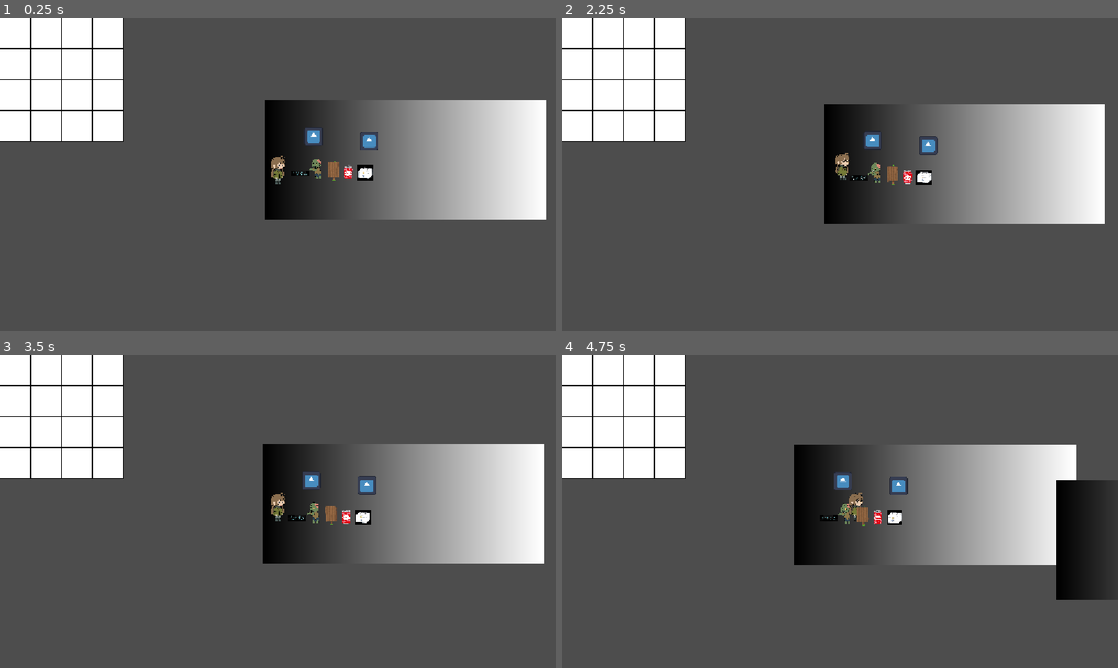
Above: before the commit, frames 1-4 (two rows, left to right).
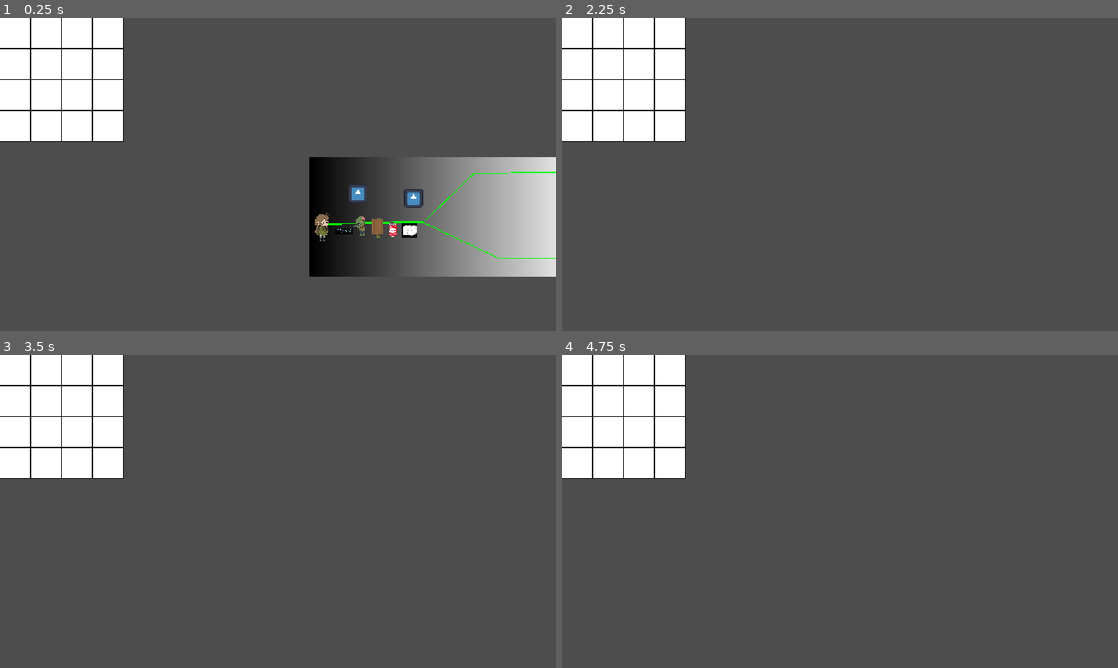
Above: after the commit, the same moments.

Repository: boxboy523/Post-Apocalypse-Constellation
Game: Godot game, scene res://scenes/main.tscn
Same seed, same stepped clock (60 frames per second), same inputs: the game is played once before the commit and once after it. The engine's default icon, where the game draws it, is replaced by a stand-in: a white triangle on a blue panel in a dark square.
Inputs (mouse positions are in pixels of both pictures, inside the frame that each line leads up to):
- Up to frame 1 (0.25 s): no input
- Up to frame 2 (2.25 s): drag from (578, 33) to (840, 174) at 0.52 s; drag from (612, 33) to (840, 174) at 1.27 s; move the mouse to (645, 33) at 2.02 s; hold 1 (choose_path_1) from 2.03 s (still down); click (645, 33) at 2.17 s
- Up to frame 3 (3.5 s): tap 2 (choose_path_2) at 2.3 s; release 1 (choose_path_1) at 2.75 s; drag from (111, 370) to (366, 486) at 2.77 s
- Up to frame 4 (4.75 s): tap Enter at 3.5 s; drag from (578, 401) to (873, 480) at 3.52 s; tap Space (start_path) at 4.25 s; drag from (612, 401) to (873, 480) at 4.27 s

The runs differ from the first frame. In frame 1, 25% of the frame differs, in the area x 47-100%, y 26-83%; in frame 2, 16%; in frame 3, 16%; in frame 4, 19%.

Commit message:
add player movement

Diff:
--- /dev/null
+++ b/godot/scenes/lerf_follow.gd
@@ -0,0 +1,12 @@
+extends Node2D
+
+var lerp_speed = 200.0
+
+# Called when the node enters the scene tree for the first time.
+func _ready() -> void:
+	global_position = get_parent().global_position
+
+
+# Called every frame. 'delta' is the elapsed time since the previous frame.
+func _process(delta: float) -> void:
+	global_position = global_position.lerp(get_parent().global_position, lerp_speed * delta)
--- a/godot/scenes/main.tscn
+++ b/godot/scenes/main.tscn
@@ -18,7 +18,6 @@
 
 [node name="Player" parent="." unique_id=1675211555 node_paths=PackedStringArray("map") instance=ExtResource("1_0wfyh")]
 position = Vector2(338, 436)
-loop = false
 map = NodePath("../MapBase")
 
 [node name="ItemCoin2" parent="." unique_id=492544432 instance=ExtResource("4_jyhfs")]
--- a/godot/scenes/map_base.tscn
+++ b/godot/scenes/map_base.tscn
@@ -30,6 +30,7 @@
 script = ExtResource("2_v6wkn")
 desc = "윗길"
 next_set = ExtResource("3_yg4uq")
+is_primary = true
 metadata/_custom_type_script = "uid://bsg5drt3fprvl"
 
 [node name="PathDown" type="Path2D" parent="." unique_id=430652331]
@@ -38,6 +39,7 @@
 script = ExtResource("2_v6wkn")
 desc = "아랫길"
 next_set = ExtResource("3_yg4uq")
+is_primary = true
 metadata/_custom_type_script = "uid://bsg5drt3fprvl"
 
 [node name="BackgroundPlaceholder" type="Sprite2D" parent="." unique_id=1023462773]
--- a/godot/scenes/map_base2.tscn
+++ b/godot/scenes/map_base2.tscn
@@ -1,44 +1,70 @@
 [gd_scene format=3 uid="uid://d4mhcllvsytp5"]
 
-[ext_resource type="Script" uid="uid://dafi2gplkwdia" path="res://scripts/choice_map.gd" id="1_oums2"]
+[ext_resource type="Script" uid="uid://57nxd88ew6wa" path="res://scripts/choice_map.gd" id="1_oums2"]
 [ext_resource type="Script" uid="uid://bsg5drt3fprvl" path="res://scripts/path_choice.gd" id="2_c1kc2"]
-
-[sub_resource type="Curve2D" id="Curve2D_ya7al"]
-_data = {
-"points": PackedVector2Array(0, 0, 0, 0, 337, 437, 0, 0, 0, 0, 538.75854, 431, 0, 0, 0, 0, 639.9943, 333, 0, 0, 0, 0, 712, 333)
-}
-point_count = 4
-
-[sub_resource type="Curve2D" id="Curve2D_tysbb"]
-_data = {
-"points": PackedVector2Array(0, 0, 0, 0, 337, 437, 0, 0, 0, 0, 631, 434, 0, 0, 0, 0, 699, 508, 0, 0, 0, 0, 880, 509)
-}
-point_count = 4
 
 [sub_resource type="Gradient" id="Gradient_tysbb"]
 
 [sub_resource type="GradientTexture2D" id="GradientTexture2D_k5pvu"]
 gradient = SubResource("Gradient_tysbb")
 
+[sub_resource type="Curve2D" id="Curve2D_oums2"]
+_data = {
+"points": PackedVector2Array(0, 0, 0, 0, 0, 0, 0, 0, 0, 0, 61, -64, 0, 0, 0, 0, 129, -64, 0, 0, 0, 0, 176, -1)
+}
+point_count = 4
+
+[sub_resource type="Curve2D" id="Curve2D_c1kc2"]
+_data = {
+"points": PackedVector2Array(0, 0, 0, 0, 0, 0, 0, 0, 0, 0, 53, 76, 0, 0, 0, 0, 134, 74, 0, 0, 0, 0, 176, 2)
+}
+point_count = 4
+
+[sub_resource type="Curve2D" id="Curve2D_c8tqa"]
+_data = {
+"points": PackedVector2Array(0, 0, 0, 0, 179, 0, 0, 0, 0, 0, 294, -1)
+}
+point_count = 2
+
 [node name="MapBase" type="Node2D" unique_id=342723024]
 script = ExtResource("1_oums2")
 
-[node name="PathUp" type="Path2D" parent="." unique_id=1440970172]
-position = Vector2(-331, -437)
-curve = SubResource("Curve2D_ya7al")
+[node name="BackgroundPlaceholder" type="Sprite2D" parent="." unique_id=1023462773]
+z_index = -3
+position = Vector2(261, -17)
+scale = Vector2(9.109375, 3.875)
+texture = SubResource("GradientTexture2D_k5pvu")
+
+[node name="PathFirstUp" type="Path2D" parent="." unique_id=1899064192 node_paths=PackedStringArray("next_paths")]
+curve = SubResource("Curve2D_oums2")
 script = ExtResource("2_c1kc2")
-desc = "윗길"
+next_paths = [NodePath("../PathLine")]
+is_primary = true
 metadata/_custom_type_script = "uid://bsg5drt3fprvl"
 
-[node name="PathDown" type="Path2D" parent="." unique_id=430652331]
-position = Vector2(-337, -436)
-curve = SubResource("Curve2D_tysbb")
+[node name="PathFirstDown" type="Path2D" parent="." unique_id=524960828 node_paths=PackedStringArray("next_paths")]
+curve = SubResource("Curve2D_c1kc2")
 script = ExtResource("2_c1kc2")
-desc = "아랫길"
+next_paths = [NodePath("../PathLine")]
+is_primary = true
 metadata/_custom_type_script = "uid://bsg5drt3fprvl"
 
-[node name="BackgroundPlaceholder" type="Sprite2D" parent="." unique_id=1023462773]
-z_index = -3
-position = Vector2(259.5, -13.999996)
-scale = Vector2(9.109375, 3.875)
-texture = SubResource("GradientTexture2D_k5pvu")
+[node name="PathLine" type="Path2D" parent="." unique_id=282014260 node_paths=PackedStringArray("next_paths")]
+curve = SubResource("Curve2D_c8tqa")
+script = ExtResource("2_c1kc2")
+next_paths = [NodePath("../PathSecondDown"), NodePath("../PathSecondUp")]
+metadata/_custom_type_script = "uid://bsg5drt3fprvl"
+
+[node name="PathSecondDown" type="Path2D" parent="." unique_id=664430983]
+position = Vector2(300, 0)
+curve = SubResource("Curve2D_c1kc2")
+script = ExtResource("2_c1kc2")
+is_primary = true
+metadata/_custom_type_script = "uid://bsg5drt3fprvl"
+
+[node name="PathSecondUp" type="Path2D" parent="." unique_id=659073029]
+position = Vector2(300, 0)
+curve = SubResource("Curve2D_oums2")
+script = ExtResource("2_c1kc2")
+is_primary = true
+metadata/_custom_type_script = "uid://bsg5drt3fprvl"
--- a/godot/scenes/player.tscn
+++ b/godot/scenes/player.tscn
@@ -1,6 +1,7 @@
 [gd_scene format=3 uid="uid://oj0oouh4mwtt"]
 
 [ext_resource type="Script" uid="uid://cp7v1qqq58odj" path="res://scripts/player.gd" id="1_4flbx"]
+[ext_resource type="Script" uid="uid://dq2ekl4ug2hkq" path="res://scenes/lerf_follow.gd" id="2_dqkch"]
 [ext_resource type="Texture2D" uid="uid://btqitmv23qs1i" path="res://images/소녀.png" id="2_g2els"]
 [ext_resource type="Script" uid="uid://bxkrc241m5rr8" path="res://scenes/player_logic.gd" id="2_qhqgy"]
 
@@ -8,20 +9,26 @@
 size = Vector2(32, 32)
 
 [node name="Player" type="PathFollow2D" unique_id=1170953966]
+rotates = false
+loop = false
 script = ExtResource("1_4flbx")
 
-[node name="Sprite2D" type="Sprite2D" parent="." unique_id=1367374429]
+[node name="LerfFollow" type="Node2D" parent="." unique_id=634492600]
+top_level = true
+script = ExtResource("2_dqkch")
+
+[node name="PlayerLogic" type="Node2D" parent="LerfFollow" unique_id=1680381036]
+script = ExtResource("2_qhqgy")
+
+[node name="Area2D" type="Area2D" parent="LerfFollow/PlayerLogic" unique_id=1968832790]
+
+[node name="CollisionShape2D" type="CollisionShape2D" parent="LerfFollow/PlayerLogic/Area2D" unique_id=2076691829]
+shape = SubResource("RectangleShape2D_4kf0v")
+
+[node name="Camera2D" type="Camera2D" parent="LerfFollow" unique_id=1313566457]
+position_smoothing_enabled = true
+
+[node name="Sprite2D" type="Sprite2D" parent="LerfFollow" unique_id=1367374429]
 position = Vector2(0, -11)
 scale = Vector2(0.08410138, 0.08410138)
 texture = ExtResource("2_g2els")
-
-[node name="Camera2D" type="Camera2D" parent="." unique_id=1313566457]
-position_smoothing_enabled = true
-
-[node name="PlayerLogic" type="Node2D" parent="." unique_id=1680381036]
-script = ExtResource("2_qhqgy")
-
-[node name="Area2D" type="Area2D" parent="PlayerLogic" unique_id=1968832790]
-
-[node name="CollisionShape2D" type="CollisionShape2D" parent="PlayerLogic/Area2D" unique_id=2076691829]
-shape = SubResource("RectangleShape2D_4kf0v")
--- a/godot/scripts/choice_map.gd
+++ b/godot/scripts/choice_map.gd
@@ -4,6 +4,6 @@
 func get_paths() -> Array[PathChoice]:
 	var paths: Array[PathChoice] = []
 	for child in get_children():
-		if child is PathChoice:
+		if child is PathChoice and child.is_primary:
 			paths.append(child)
 	return paths
--- a/godot/scripts/path_choice.gd
+++ b/godot/scripts/path_choice.gd
@@ -3,15 +3,24 @@
 @export var desc: String
 @export var next_set: PackedScene
 @export var next_paths: Array[PathChoice] = []
+@export var is_primary: bool = false # 이 경로가 씬에 존재할경우 자동으로 로드될지 여부
 
 var map: ChoiceMap
+
+func _init() -> void:
+	var line = Line2D.new()
+	line.points = curve.get_baked_points()
+	line.width = 2.0
+	line.default_color = Color(0.0, 1.0, 0.0, 1.0)
+	add_child(line)
+
 
 func instantiate_map() -> void:
 	if next_set:
 		map = next_set.instantiate() as ChoiceMap
-		var pos = self.curve.get_point_position(self.curve.get_point_count() - 1)
+		var pos = self.to_global(self.curve.get_point_position(self.curve.get_point_count() - 1))
 		get_tree().current_scene.add_child(map)
-		map.position = pos
+		map.global_position = pos
 		next_paths.append_array(map.get_paths())
 	else:
 		push_error("No next_set defined for PathChoice: " + str(self))
--- a/godot/scripts/player.gd
+++ b/godot/scripts/player.gd
@@ -1,53 +1,55 @@
 extends Node2D
 
 @export var map: ChoiceMap
-var new_map: ChoiceMap
 
 var path_choices: Array[PathChoice]
+var current_path: PathChoice
 const SPEED = 200.0
 var idx = 0
-enum PlayerState {ON_PATH, TO_PATH, READY}
-var state = PlayerState.TO_PATH
+enum PlayerState {ON_PATH, TO_PATH, READY, FINISHED, END}
+var state = PlayerState.FINISHED
 
 func _ready() -> void:
 	path_choices = map.get_paths()
 
 func follow(path: PathChoice) -> void:
+	var pos = global_position
+	current_path = path
 	reparent(path, true)
-	$Camera2D.reset_smoothing()
+	global_position = pos
+	$"LerfFollow/Camera2D".reset_smoothing()
+	self.progress = 0.0
 	state = PlayerState.TO_PATH
 
 func _process(delta: float) -> void:
 	if not (get_parent() is PathChoice):
 		return
-	var path := get_parent() as PathChoice
 	match state:
 		PlayerState.ON_PATH: # 플레이어가 경로를 따라 이동 중
-			if not new_map: # 경로 이동 직전에 도착점 뒤에 다음 맵 생성
-				var last_pos = path.global_transform * path.curve.get_point_position(path.curve.get_point_count() - 1)
-				if path.next_set:
-					new_map = path.next_set.instantiate() as ChoiceMap
-					get_tree().current_scene.add_child(new_map)
-					new_map.position = last_pos
+			if current_path.next_set and not current_path.map: # 다음 맵 생성
+				current_path.instantiate_map()
 			if self.progress_ratio < 1.0:
 				self.progress += SPEED * delta # 경로를 따라 이동
-			elif new_map: # 경로 끝에 도착했을 때 다음 맵으로 이동
-				path_choices = new_map.get_paths()
-				state = PlayerState.TO_PATH
-				follow(path_choices[0])
-				map = new_map
-				new_map = null
+			else:
+				path_choices = current_path.get_paths() # 다음 경로 로드
+				if path_choices.size() == 0:
+					state = PlayerState.END
+				else:
+					follow(path_choices[0])
+					state = PlayerState.FINISHED
 		PlayerState.TO_PATH: # 플레이어가 경로의 시작점으로 이동 중
-			position = position.move_toward(path.curve.get_point_position(0), SPEED * delta)
-			if position == path.curve.get_point_position(0):
+			position = position.move_toward(current_path.curve.get_point_position(0), SPEED * delta)
+			if position == current_path.curve.get_point_position(0):
 				state = PlayerState.READY
 		_:
 			pass
 
 func _unhandled_input(event: InputEvent) -> void:
-	if event.is_action_pressed("choose_path_1"): # 경로 1번
-		follow(path_choices[0])
-	elif event.is_action_pressed("choose_path_2"): # 경로 2번
-		follow(path_choices[1])
+	if state == PlayerState.FINISHED:
+		if event.is_action_pressed("choose_path_1"): # 경로 1번
+			follow(path_choices[0])
+		elif event.is_action_pressed("choose_path_2"): # 경로 2번
+			follow(path_choices[1])
+		state = PlayerState.TO_PATH
 	if event.is_action_pressed("start_path") and state == PlayerState.READY: # 이동 시작
 		state = PlayerState.ON_PATH
Not shown, added: godot/scenes/lerf_follow.gd.uid
Not shown: 1 places in godot/scenes/map_base.tscn that only renumber resources
